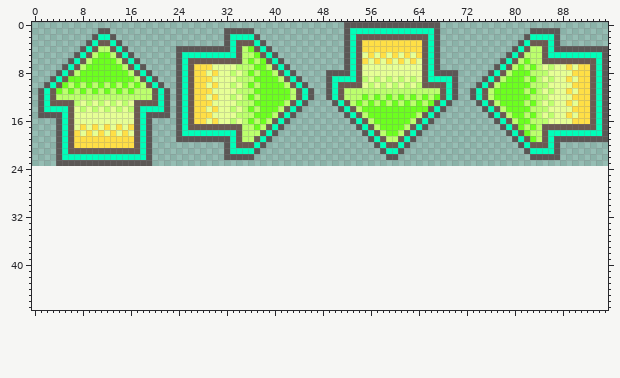
One commit to this sprite sheet: Sukuu/App/asset/image/arrow_24x24.png. That is the earlier state.
The file is 96x24 pixels. The old version is drawn lined up with the new one, on the new canvas.
After the commit:
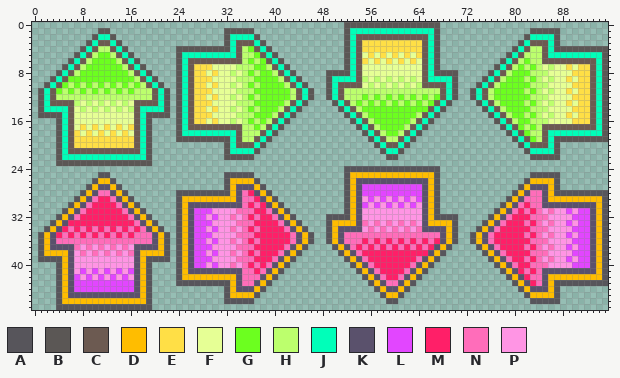
Palette (. is transparent): A #57555b  B #5b5755  C #6c5a51  D #ffbd00  E #ffdf46  F #e6ff95  G #6cff1f  H #bcff6d  J #00ffb9  K #5a516c  L #e246ff  M #ff1f68  N #ff6dba  P #ff95e4
What changed:
canvas 96x24 -> 96x48
y 24: x 52..67 ................ -> AAAAAAAAAAAAAAAA
y 25: x 11..12 .. -> AA; x 32..36 ..... -> AAAAA; x 52..67 ................ -> ADDDDDDDDDDDDDDA; x 83..87 ..... -> AAAAA
y 26: x 10..13 .... -> ADDA; x 32..37 ...... -> ADDDDA; x 52..67 ................ -> ADKKKKKKKKKKKKDA; x 82..87 ...... -> ADDDDA
y 27: x 9..14 ...... -> ADKKDA; x 32..38 ....... -> ADKKKDA; x 52..67 ................ -> ADKLLLLLLLLLLKDA; x 81..87 ....... -> ADKKKDA
y 28: x 8..15 ........ -> ADKNNKDA; x 24..39 ................ -> AAAAAAAAADKNMKDA; x 52..67 ................ -> ADKLLLLLLLLLLKDA; x 80..95 ................ -> ADKNNKDAAAAAAAAA
y 29: x 7..16 .......... -> ADKNMMNKDA; x 24..40 ................. -> ADDDDDDDDDKNNMKDA; x 52..67 ................ -> ADKPLPLPLPLPLKDA; x 79..95 ................. -> ADKNNNKDDDDDDDDDA
y 30: x 6..17 ............ -> ADKNMMMMNKDA; x 24..41 .................. -> ADKKKKKKKKKNMNMKDA; x 52..67 ................ -> ADKLPLPLPLPLPKDA; x 78..95 .................. -> ADKNMNNKKKKKKKKKDA
y 31: x 5..18 .............. -> ADKNMMMMMMNKDA; x 24..42 ................... -> ADKLLLPPPPNNNMMNKDA; x 52..67 ................ -> ADKPPPPPPPPPPKDA; x 77..95 ................... -> ADKNMNMNPNPPLPLLKDA
y 32: x 4..19 ................ -> ADKNMMMMMMMMNKDA; x 24..43 .................... -> ADKLLPLPPNPNMNMMNKDA; x 49..70 ...................... -> AAAADKPPPPPPPPPPKDAAAA; x 76..95 .................... -> ADKNMMMNNNPPPPLLLKDA
y 33: x 3..20 .................. -> ADKMMMMMMMMMMMNKDA; x 24..44 ..................... -> ADKLLLPPPPNNNMMMMNKDA; x 49..70 ...................... -> ADDDDKNPNPNPNPNPKDDDDA; x 75..95 ..................... -> ADKNMMMNMNPNPPLPLLKDA
y 34: x 2..21 .................... -> ADKMNMNMNMNMNMNMNKDA; x 24..45 ...................... -> ADKLLPLPPNPNMNMMMMNKDA; x 49..70 ...................... -> ADKKKKPNPNPNPNPNKKKKDA; x 74..95 ...................... -> ADKNMMMMMNNNPPPPLLLKDA
y 35: x 1..22 ...................... -> ADKMNMNMNMNMNMNMNNNKDA; x 24..46 ....................... -> ADKLLLPPPPNNNMMMMMMNKDA; x 49..70 ...................... -> ADKNNNNNNNNNNNNNNNNKDA; x 73..95 ....................... -> ADKNMMMMMNMNPNPPLPLLKDA
y 36: x 1..22 ...................... -> ADKNNNNNNNNNNNNNNNNKDA; x 24..46 ....................... -> ADKLLPLPPNPNMNMMMMMNKDA; x 49..70 ...................... -> ADKNNNMNMNMNMNMNMNMKDA; x 73..95 ....................... -> ADKNMMMMMMNNNPPPPLLLKDA
y 37: x 1..22 ...................... -> ADKKKKNPNPNPNPNPKKKKDA; x 24..45 ...................... -> ADKLLLPPPPNNNMMMMMNKDA; x 50..69 .................... -> ADKNMNMNMNMNMNMNMKDA; x 74..95 ...................... -> ADKNMMMMNMNPNPPLPLLKDA
y 38: x 1..22 ...................... -> ADDDDKPNPNPNPNPNKDDDDA; x 24..44 ..................... -> ADKLLPLPPNPNMNMMMNKDA; x 51..68 .................. -> ADKNMMMMMMMMMMMKDA; x 75..95 ..................... -> ADKNMMMMNNNPPPPLLLKDA
y 39: x 1..22 ...................... -> AAAADKPPPPPPPPPPKDAAAA; x 24..43 .................... -> ADKLLLPPPPNNNMMMNKDA; x 52..67 ................ -> ADKNMMMMMMMMNKDA; x 76..95 .................... -> ADKNMMNMNPNPPLPLLKDA
y 40: x 4..19 ................ -> ADKPPPPPPPPPPKDA; x 24..42 ................... -> ADKLLPLPPNPNMNMNKDA; x 53..66 .............. -> ADKNMMMMMMNKDA; x 77..95 ................... -> ADKNMMNNNPPPPLLLKDA
y 41: x 4..19 ................ -> ADKPLPLPLPLPLKDA; x 24..41 .................. -> ADKKKKKKKKKNNMNKDA; x 54..65 ............ -> ADKNMMMMNKDA; x 78..95 .................. -> ADKMNMNKKKKKKKKKDA
y 42: x 4..19 ................ -> ADKLPLPLPLPLPKDA; x 24..40 ................. -> ADDDDDDDDDKNNNKDA; x 55..64 .......... -> ADKNMMNKDA; x 79..95 ................. -> ADKMNNKDDDDDDDDDA
y 43: x 4..19 ................ -> ADKLLLLLLLLLLKDA; x 24..39 ................ -> AAAAAAAAADKNNKDA; x 56..63 ........ -> ADKNNKDA; x 80..95 ................ -> ADKMNKDAAAAAAAAA
y 44: x 4..19 ................ -> ADKLLLLLLLLLLKDA; x 32..38 ....... -> ADKKKDA; x 57..62 ...... -> ADKKDA; x 81..87 ....... -> ADKKKDA
y 45: x 4..19 ................ -> ADKKKKKKKKKKKKDA; x 32..37 ...... -> ADDDDA; x 58..61 .... -> ADDA; x 82..87 ...... -> ADDDDA
y 46: x 4..19 ................ -> ADDDDDDDDDDDDDDA; x 32..36 ..... -> AAAAA; x 59..60 .. -> AA; x 83..87 ..... -> AAAAA
y 47: x 4..19 ................ -> AAAAAAAAAAAAAAAA
Boxes around the changes in both pictures, in picture pixels (x1, y1, x2, y2):
added: (38, 166, 608, 310)
